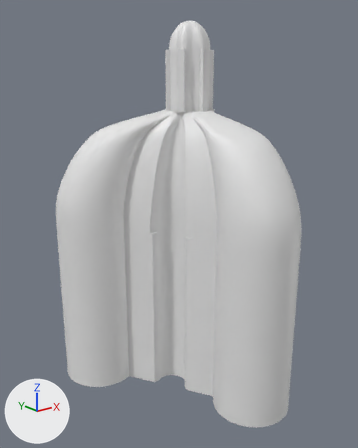
The glTF model models/grammar/grammar_47.glb: old version first, new version second.
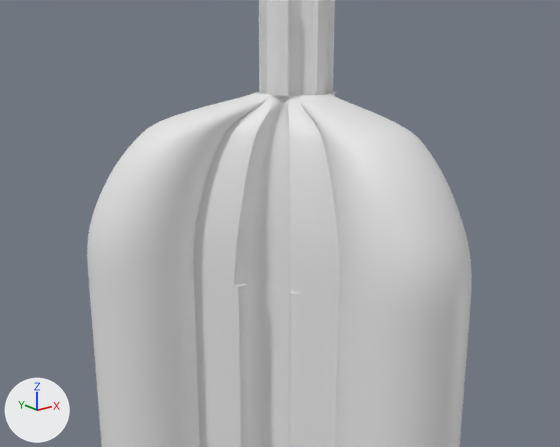
The first picture shows the older version from a camera (50 mm lens) standing at (-3.54, -3.97, 3.53) and looking at (-0.24, 0.15, 1.88). The close-ups show the older and then the newer version on the part from 0% to 100% of the width and 11% to 75% of the height of that picture. Only the edits that show in the close-ups are written down. Arrows for +X, +Y and +Z are at lower left; the lights stay in place.

Before the edit, the objects in view are built like this:
```python
me_lantern_0 = bpy.data.meshes.new('lantern_0')
me_lantern_0.from_pydata(...)  # 192 vertices, 192 faces; spans x -0.198..0.198, y 0.05..0.492, z 3.037..3.715
me_vault_0 = bpy.data.meshes.new('vault_0')
me_vault_0.from_pydata(...)  # 13914 vertices, 27828 faces; spans x -1.35..1.35, y -1.23..1.23, z 1.84..3.1
me_walls = bpy.data.meshes.new('walls')
me_walls.from_pydata(...)  # 960 vertices, 1920 faces; spans x -1.35..1.35, y -1.23..1.23, z 0.0..1.84
ob_lantern_0 = bpy.data.objects.new('lantern_0', me_lantern_0)
ob_lantern_0.location = (0.0, 0.0, 0.0)
ob_vault_0 = bpy.data.objects.new('vault_0', me_vault_0)
ob_vault_0.location = (0.0, 0.0, 0.0)
ob_walls = bpy.data.objects.new('walls', me_walls)
ob_walls.location = (0.0, 0.0, 0.0)
# also in view: 'lantern_col' at (0.0, 0.27, 3.38)
```
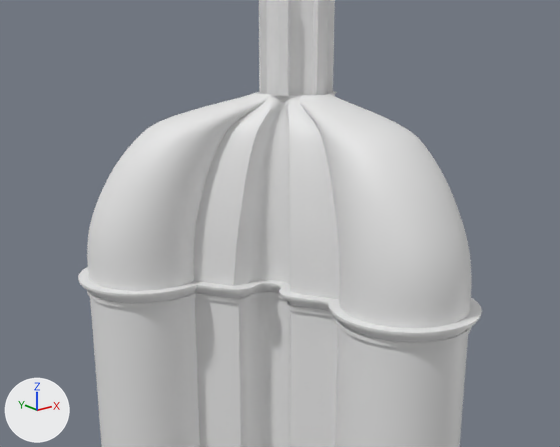
What differs and where, as boxes [x1, y1, x2, y2] in the close-ups (560 x 447 px):
'cornice_out', added: after [78, 267, 482, 348]

The change, as a diff of the scene's bpy script:
```diff
--- a/models/grammar/grammar_47.glb.py
+++ b/models/grammar/grammar_47.glb.py
@@ me_cornice_out @@
+me_cornice_out.from_pydata(...)  # 2880 vertices, 5760 faces; spans x -1.42..1.42, y -1.3..1.3, z 1.73..1.84
@@ ob_cornice_out @@
+ob_cornice_out = bpy.data.objects.new('cornice_out', me_cornice_out)
+ob_cornice_out.location = (0.0, 0.0, 0.0)
```
